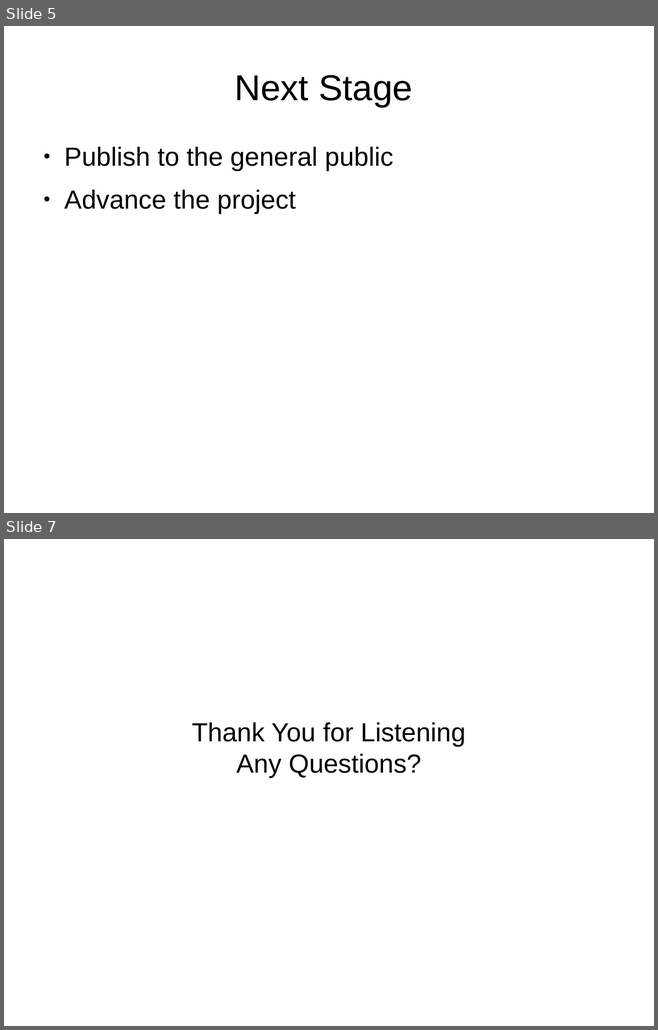
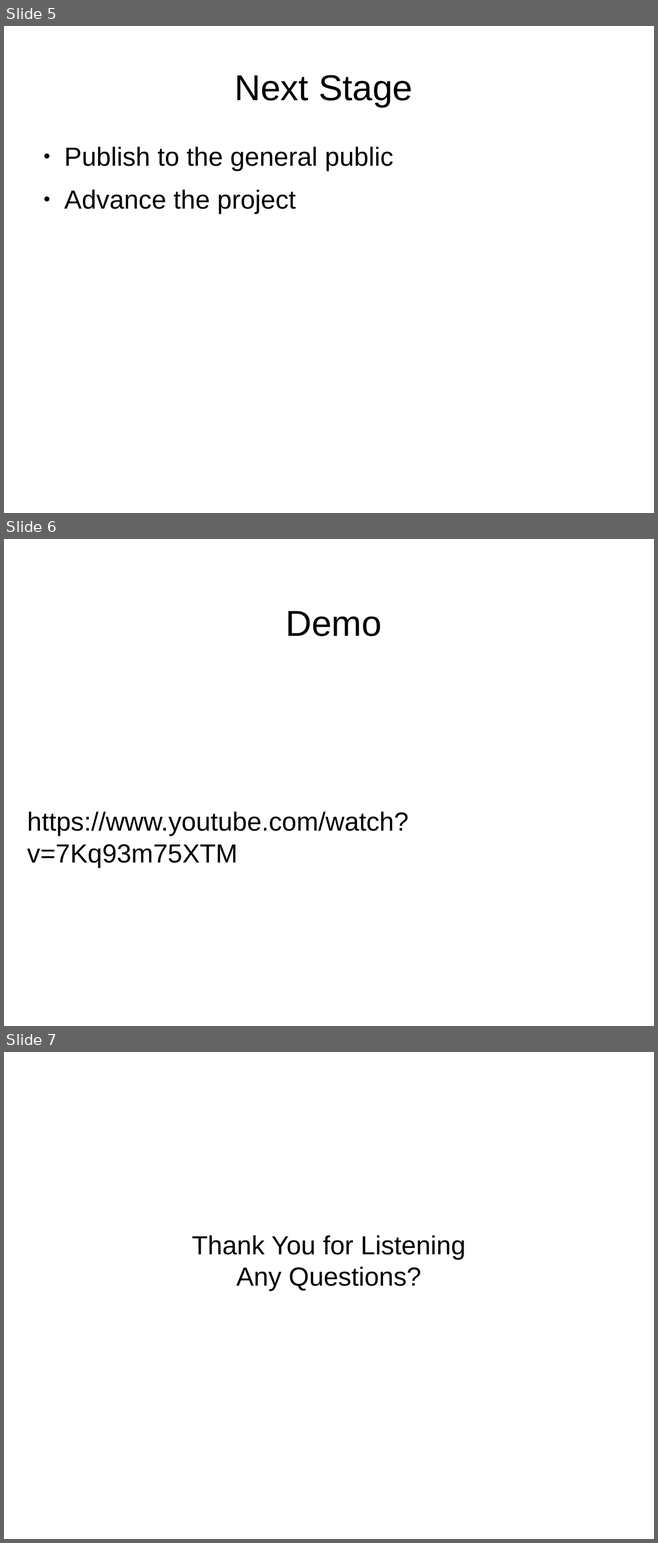
Before and after one commit to Gallefray/YRS-FOC-2014, a slide deck: Presentation.odp. Shown one above the other, each under a label of ours: slides 5 and 7 before the commit, slides 5, 6 and 7 after it; the slides between them are not shown. The pictures are 658x1030 and 658x1543 pixels, drawn with LibreOffice and Linux fonts; fonts in the diff are those of the drawing. Boxes give left, top, right and bottom in pixels: in the first picture for what was removed or moved away, otherwise in the second. Text is boxed around its words. In the diff, an @@ line names an element or a change of style, - is before the commit and + after.

```diff
--- a/Presentation.odp
+++ b/Presentation.odp
@@ slide 6 added at (4,539,654,1026), background #FFFFFF @@
@@ title added at (286,611,382,636), 44 pt, text #000000 @@
+Demo
@@ text added at (27,812,408,867), 32 pt, text #000000 @@
+https://www.youtube.com/watch?v=7Kq93m75XTM
```
Also in this commit, not shown: 2 slides changed, 1 slide removed, 3 other files.
